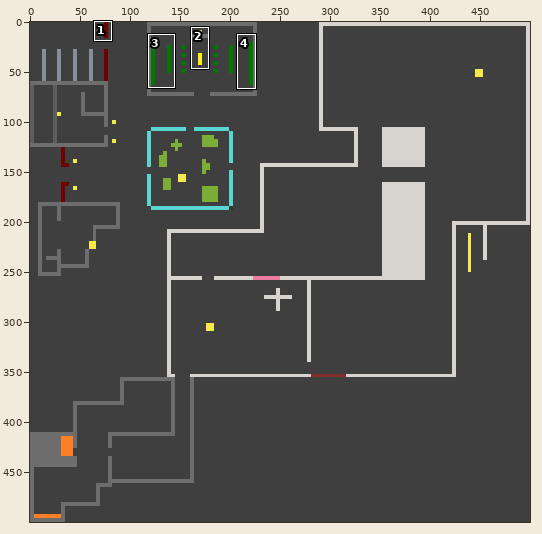
Edited in one commit: sprite sheet (fondo.png). Above, an overview of the earlier version with the close-up marked.
Close-up. Old version:
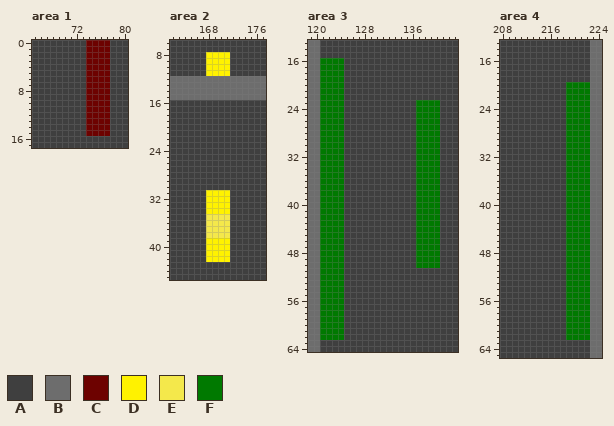
The file is 500x500 pixels. Colours within 5 levels of each other are drawn and written as one. Shown: area 1: x 65..80, y 0..17; area 2: x 162..177, y 6..45; area 3: x 119..143, y 13..64; area 4: x 208..224, y 13..65. The commit also changed other parts of the picture, which this record leaves out.
Palette (. is transparent): A #3f3f3f  B #6d6d6d  C #6d0200  D #fff200  E #f4e84b  F #007900
Pixels before, area 1, first column x 65:
 0 AAAAAAAAACCCCAAA
 1 AAAAAAAAACCCCAAA
 2 AAAAAAAAACCCCAAA
 3 AAAAAAAAACCCCAAA
 4 AAAAAAAAACCCCAAA
 5 AAAAAAAAACCCCAAA
 6 AAAAAAAAACCCCAAA
 7 AAAAAAAAACCCCAAA
 8 AAAAAAAAACCCCAAA
 9 AAAAAAAAACCCCAAA
10 AAAAAAAAACCCCAAA
11 AAAAAAAAACCCCAAA
12 AAAAAAAAACCCCAAA
13 AAAAAAAAACCCCAAA
14 AAAAAAAAACCCCAAA
15 AAAAAAAAACCCCAAA
16 AAAAAAAAAAAAAAAA
17 AAAAAAAAAAAAAAAA
Pixels before, area 2, first column x 162:
 6 AAAAAAAAAAAAAAAA
 7 AAAAAAAAAAAAAAAA
 8 AAAAAADDDDAAAAAA
 9 AAAAAADDDDAAAAAA
10 AAAAAADDDDAAAAAA
11 AAAAAADDDDAAAAAA
12 BBBBBBBBBBBBBBBB
13 BBBBBBBBBBBBBBBB
14 BBBBBBBBBBBBBBBB
15 BBBBBBBBBBBBBBBB
16 AAAAAAAAAAAAAAAA
17 AAAAAAAAAAAAAAAA
18 AAAAAAAAAAAAAAAA
19 AAAAAAAAAAAAAAAA
20 AAAAAAAAAAAAAAAA
21 AAAAAAAAAAAAAAAA
22 AAAAAAAAAAAAAAAA
23 AAAAAAAAAAAAAAAA
24 AAAAAAAAAAAAAAAA
25 AAAAAAAAAAAAAAAA
26 AAAAAAAAAAAAAAAA
27 AAAAAAAAAAAAAAAA
28 AAAAAAAAAAAAAAAA
29 AAAAAAAAAAAAAAAA
30 AAAAAAAAAAAAAAAA
31 AAAAAADDDDAAAAAA
32 AAAAAADDDDAAAAAA
33 AAAAAADDDDAAAAAA
34 AAAAAADDDDAAAAAA
35 AAAAAAEEEEAAAAAA
36 AAAAAAEEEEAAAAAA
37 AAAAAAEEEEAAAAAA
38 AAAAAAEEEEAAAAAA
39 AAAAAADDDDAAAAAA
40 AAAAAADDDDAAAAAA
41 AAAAAADDDDAAAAAA
42 AAAAAADDDDAAAAAA
43 AAAAAAAAAAAAAAAA
44 AAAAAAAAAAAAAAAA
45 AAAAAAAAAAAAAAAA
Pixels before, area 3, first column x 119:
13 BBAAAAAAAAAAAAAAAAAAAAAAA
14 BBAAAAAAAAAAAAAAAAAAAAAAA
15 BBAAAAAAAAAAAAAAAAAAAAAAA
16 BBFFFFAAAAAAAAAAAAAAAAAAA
17 BBFFFFAAAAAAAAAAAAAAAAAAA
18 BBFFFFAAAAAAAAAAAAAAAAAAA
19 BBFFFFAAAAAAAAAAAAAAAAAAA
20 BBFFFFAAAAAAAAAAAAAAAAAAA
21 BBFFFFAAAAAAAAAAAAAAAAAAA
22 BBFFFFAAAAAAAAAAAAAAAAAAA
23 BBFFFFAAAAAAAAAAAAFFFFAAA
24 BBFFFFAAAAAAAAAAAAFFFFAAA
25 BBFFFFAAAAAAAAAAAAFFFFAAA
26 BBFFFFAAAAAAAAAAAAFFFFAAA
27 BBFFFFAAAAAAAAAAAAFFFFAAA
28 BBFFFFAAAAAAAAAAAAFFFFAAA
29 BBFFFFAAAAAAAAAAAAFFFFAAA
30 BBFFFFAAAAAAAAAAAAFFFFAAA
31 BBFFFFAAAAAAAAAAAAFFFFAAA
32 BBFFFFAAAAAAAAAAAAFFFFAAA
33 BBFFFFAAAAAAAAAAAAFFFFAAA
34 BBFFFFAAAAAAAAAAAAFFFFAAA
35 BBFFFFAAAAAAAAAAAAFFFFAAA
36 BBFFFFAAAAAAAAAAAAFFFFAAA
37 BBFFFFAAAAAAAAAAAAFFFFAAA
38 BBFFFFAAAAAAAAAAAAFFFFAAA
39 BBFFFFAAAAAAAAAAAAFFFFAAA
40 BBFFFFAAAAAAAAAAAAFFFFAAA
41 BBFFFFAAAAAAAAAAAAFFFFAAA
42 BBFFFFAAAAAAAAAAAAFFFFAAA
43 BBFFFFAAAAAAAAAAAAFFFFAAA
44 BBFFFFAAAAAAAAAAAAFFFFAAA
45 BBFFFFAAAAAAAAAAAAFFFFAAA
46 BBFFFFAAAAAAAAAAAAFFFFAAA
47 BBFFFFAAAAAAAAAAAAFFFFAAA
48 BBFFFFAAAAAAAAAAAAFFFFAAA
49 BBFFFFAAAAAAAAAAAAFFFFAAA
50 BBFFFFAAAAAAAAAAAAFFFFAAA
51 BBFFFFAAAAAAAAAAAAAAAAAAA
52 BBFFFFAAAAAAAAAAAAAAAAAAA
53 BBFFFFAAAAAAAAAAAAAAAAAAA
54 BBFFFFAAAAAAAAAAAAAAAAAAA
55 BBFFFFAAAAAAAAAAAAAAAAAAA
56 BBFFFFAAAAAAAAAAAAAAAAAAA
57 BBFFFFAAAAAAAAAAAAAAAAAAA
58 BBFFFFAAAAAAAAAAAAAAAAAAA
59 BBFFFFAAAAAAAAAAAAAAAAAAA
60 BBFFFFAAAAAAAAAAAAAAAAAAA
61 BBFFFFAAAAAAAAAAAAAAAAAAA
62 BBFFFFAAAAAAAAAAAAAAAAAAA
63 BBAAAAAAAAAAAAAAAAAAAAAAA
64 BBAAAAAAAAAAAAAAAAAAAAAAA
Pixels before, area 4, first column x 208:
13 AAAAAAAAAAAAAAABB
14 AAAAAAAAAAAAAAABB
15 AAAAAAAAAAAAAAABB
16 AAAAAAAAAAAAAAABB
17 AAAAAAAAAAAAAAABB
18 AAAAAAAAAAAAAAABB
19 AAAAAAAAAAAAAAABB
20 AAAAAAAAAAAFFFFBB
21 AAAAAAAAAAAFFFFBB
22 AAAAAAAAAAAFFFFBB
23 AAAAAAAAAAAFFFFBB
24 AAAAAAAAAAAFFFFBB
25 AAAAAAAAAAAFFFFBB
26 AAAAAAAAAAAFFFFBB
27 AAAAAAAAAAAFFFFBB
28 AAAAAAAAAAAFFFFBB
29 AAAAAAAAAAAFFFFBB
30 AAAAAAAAAAAFFFFBB
31 AAAAAAAAAAAFFFFBB
32 AAAAAAAAAAAFFFFBB
33 AAAAAAAAAAAFFFFBB
34 AAAAAAAAAAAFFFFBB
35 AAAAAAAAAAAFFFFBB
36 AAAAAAAAAAAFFFFBB
37 AAAAAAAAAAAFFFFBB
38 AAAAAAAAAAAFFFFBB
39 AAAAAAAAAAAFFFFBB
40 AAAAAAAAAAAFFFFBB
41 AAAAAAAAAAAFFFFBB
42 AAAAAAAAAAAFFFFBB
43 AAAAAAAAAAAFFFFBB
44 AAAAAAAAAAAFFFFBB
45 AAAAAAAAAAAFFFFBB
46 AAAAAAAAAAAFFFFBB
47 AAAAAAAAAAAFFFFBB
48 AAAAAAAAAAAFFFFBB
49 AAAAAAAAAAAFFFFBB
50 AAAAAAAAAAAFFFFBB
51 AAAAAAAAAAAFFFFBB
52 AAAAAAAAAAAFFFFBB
53 AAAAAAAAAAAFFFFBB
54 AAAAAAAAAAAFFFFBB
55 AAAAAAAAAAAFFFFBB
56 AAAAAAAAAAAFFFFBB
57 AAAAAAAAAAAFFFFBB
58 AAAAAAAAAAAFFFFBB
59 AAAAAAAAAAAFFFFBB
60 AAAAAAAAAAAFFFFBB
61 AAAAAAAAAAAFFFFBB
62 AAAAAAAAAAAFFFFBB
63 AAAAAAAAAAAAAAABB
64 AAAAAAAAAAAAAAABB
65 AAAAAAAAAAAAAAABB
The same view after the edit:
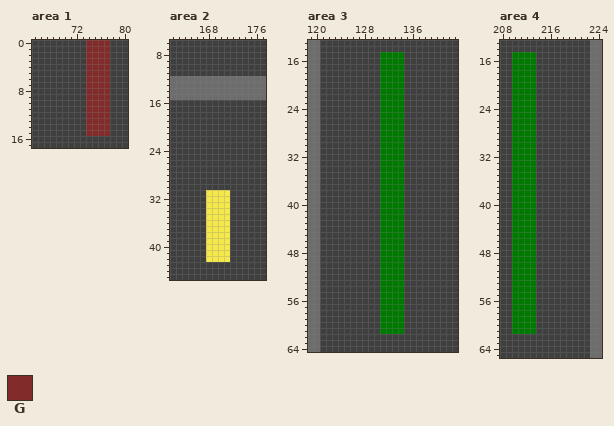
Colours new in this view: G #812b2b
Diff:
Changed rows in their new state; - is an unchanged pixel.
Area 1:
first column x 74:
 0 GGGG
 1 GGGG
 2 GGGG
 3 GGGG
 4 GGGG
 5 GGGG
 6 GGGG
 7 GGGG
 8 GGGG
 9 GGGG
10 GGGG
11 GGGG
12 GGGG
13 GGGG
14 GGGG
15 GGGG
Area 2:
first column x 168:
 8 AAAA
 9 AAAA
10 AAAA
11 AAAA
first column x 168:
31 EEEE
32 EEEE
33 EEEE
34 EEEE
first column x 168:
39 EEEE
40 EEEE
41 EEEE
42 EEEE
Area 3:
first column x 121:
15 ----------FFFF------
16 AAAA------FFFF------
17 AAAA------FFFF------
18 AAAA------FFFF------
19 AAAA------FFFF------
20 AAAA------FFFF------
21 AAAA------FFFF------
22 AAAA------FFFF------
23 AAAA------FFFF--AAAA
24 AAAA------FFFF--AAAA
25 AAAA------FFFF--AAAA
26 AAAA------FFFF--AAAA
27 AAAA------FFFF--AAAA
28 AAAA------FFFF--AAAA
29 AAAA------FFFF--AAAA
30 AAAA------FFFF--AAAA
31 AAAA------FFFF--AAAA
32 AAAA------FFFF--AAAA
33 AAAA------FFFF--AAAA
34 AAAA------FFFF--AAAA
35 AAAA------FFFF--AAAA
36 AAAA------FFFF--AAAA
37 AAAA------FFFF--AAAA
38 AAAA------FFFF--AAAA
39 AAAA------FFFF--AAAA
40 AAAA------FFFF--AAAA
41 AAAA------FFFF--AAAA
42 AAAA------FFFF--AAAA
43 AAAA------FFFF--AAAA
44 AAAA------FFFF--AAAA
45 AAAA------FFFF--AAAA
46 AAAA------FFFF--AAAA
47 AAAA------FFFF--AAAA
48 AAAA------FFFF--AAAA
49 AAAA------FFFF--AAAA
50 AAAA------FFFF--AAAA
51 AAAA------FFFF------
52 AAAA------FFFF------
53 AAAA------FFFF------
54 AAAA------FFFF------
55 AAAA------FFFF------
56 AAAA------FFFF------
57 AAAA------FFFF------
58 AAAA------FFFF------
59 AAAA------FFFF------
60 AAAA------FFFF------
61 AAAA------FFFF------
62 AAAA----------------
Area 4:
first column x 210:
15 FFFF---------
16 FFFF---------
17 FFFF---------
18 FFFF---------
19 FFFF---------
20 FFFF-----AAAA
21 FFFF-----AAAA
22 FFFF-----AAAA
23 FFFF-----AAAA
24 FFFF-----AAAA
25 FFFF-----AAAA
26 FFFF-----AAAA
27 FFFF-----AAAA
28 FFFF-----AAAA
29 FFFF-----AAAA
30 FFFF-----AAAA
31 FFFF-----AAAA
32 FFFF-----AAAA
33 FFFF-----AAAA
34 FFFF-----AAAA
35 FFFF-----AAAA
36 FFFF-----AAAA
37 FFFF-----AAAA
38 FFFF-----AAAA
39 FFFF-----AAAA
40 FFFF-----AAAA
41 FFFF-----AAAA
42 FFFF-----AAAA
43 FFFF-----AAAA
44 FFFF-----AAAA
45 FFFF-----AAAA
46 FFFF-----AAAA
47 FFFF-----AAAA
48 FFFF-----AAAA
49 FFFF-----AAAA
50 FFFF-----AAAA
51 FFFF-----AAAA
52 FFFF-----AAAA
53 FFFF-----AAAA
54 FFFF-----AAAA
55 FFFF-----AAAA
56 FFFF-----AAAA
57 FFFF-----AAAA
58 FFFF-----AAAA
59 FFFF-----AAAA
60 FFFF-----AAAA
61 FFFF-----AAAA
62 ---------AAAA
Where, in picture pixels (left, top, right, bottom), the same in both close-ups:
changed: (86, 40, 110, 136)
changed: (206, 52, 230, 76)
changed: (206, 190, 230, 214)
changed: (206, 238, 230, 262)
changed: (380, 52, 440, 334)
changed: (320, 58, 344, 340)
changed: (512, 52, 536, 334)
changed: (566, 82, 590, 340)
